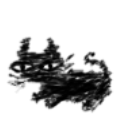
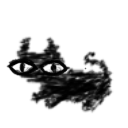
Layer changes from the first 128x128 image to the second:
added layer "レイヤー #6" in group "レイヤーグループ" over [6,57,87,77]
added layer "レイヤー #7" in group "レイヤーグループ" over [11,63,65,75]
hid "レイヤー #1" over [6,52,76,94]
